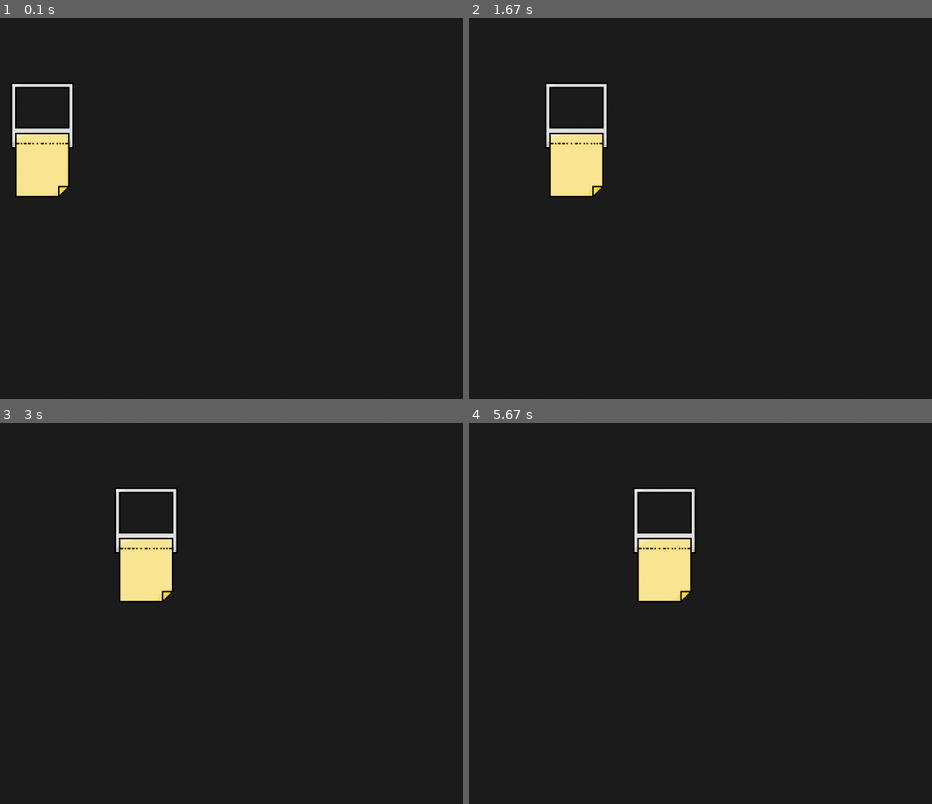
Above: before the commit, frames 1-4 (two rows, left to right).
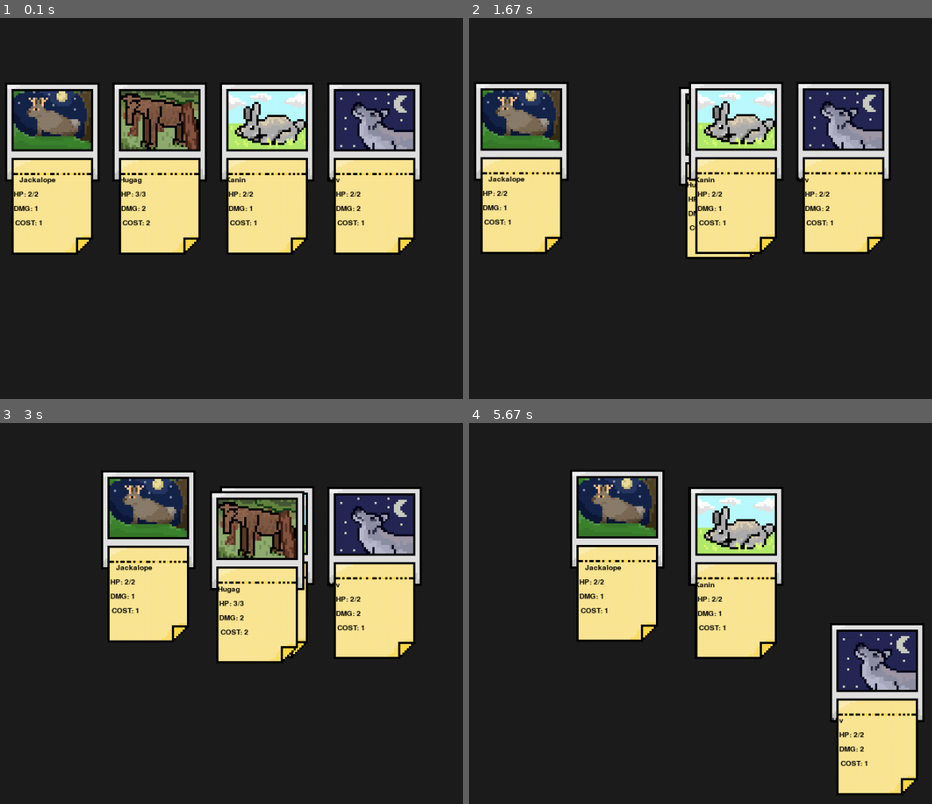
Above: after the commit, the same moments.

Repository: HenryPersen/PygameFordypning
Game: pygame game, started from Spillet/main.py
Two runs of this game, one before a commit and one after it. Both use one fixed random seed, a clock stepped at 60 frames per second and the inputs below.
Inputs (mouse positions are in pixels of both pictures, inside the frame that each line leads up to):
- Up to frame 1 (0.1 s): no input
- Up to frame 2 (1.67 s): press the mouse at (626, 170) at 0.37 s; move the mouse to (677, 170) at 0.47 s; release the mouse at (728, 174) at 0.6 s; press the mouse at (728, 174) at 0.7 s; move the mouse to (612, 376) at 0.8 s; release the mouse at (outside the picture) at 0.93 s; press the mouse at (844, 170) at 1.03 s; move the mouse to (outside the picture) at 1.13 s; release the mouse at (outside the picture) at 1.27 s; press the mouse at (519, 170) at 1.37 s; move the mouse to (556, 379) at 1.47 s; release the mouse at (outside the picture) at 1.6 s
- Up to frame 3 (3 s): press the mouse at (50, 575) at 1.7 s; move the mouse to (101, 563) at 1.8 s; release the mouse at (148, 556) at 1.93 s; press the mouse at (375, 575) at 2.03 s; move the mouse to (458, 697) at 2.13 s; release the mouse at (outside the picture) at 2.27 s; press the mouse at (259, 579) at 2.87 s; move the mouse to (185, 583) at 2.97 s
- Up to frame 4 (5.67 s): release the mouse at (584, 586) at 3.1 s; press the mouse at (844, 575) at 3.2 s; move the mouse to (691, 548) at 3.3 s; release the mouse at (538, 522) at 3.43 s; press the mouse at (844, 575) at 3.53 s; move the mouse to (830, 613) at 3.63 s; release the mouse at (816, 651) at 3.77 s; press the mouse at (728, 579) at 3.87 s; move the mouse to (705, 781) at 3.97 s; release the mouse at (outside the picture) at 4.1 s; press the mouse at (737, 575) at 4.2 s; move the mouse to (806, 624) at 4.3 s; release the mouse at (881, 674) at 4.43 s; press the mouse at (737, 575) at 4.53 s; move the mouse to (631, 666) at 4.63 s; release the mouse at (529, 758) at 4.77 s; press the mouse at (816, 651) at 4.87 s; move the mouse to (848, 682) at 4.97 s; release the mouse at (881, 712) at 5.1 s; press the mouse at (617, 556) at 5.2 s; move the mouse to (686, 697) at 5.3 s; release the mouse at (outside the picture) at 5.43 s; press the mouse at (881, 712) at 5.53 s; move the mouse to (816, 674) at 5.63 s

The runs differ from the first frame. In frame 1, 33% of the frame differs, in the area x 1-92%, y 16-63%; in frame 2, 28%; in frame 3, 25%; in frame 4, 26%.

Commit message:
Added better rendering, Hovering over cards, more cards and moving cards

Diff:
--- a/Spillet/main.py
+++ b/Spillet/main.py
@@ -2,48 +2,125 @@
 import sys
 
 pygame.init()
-
-pygame.display.set_caption("Menu Example")
+#Basic Pygame
+pygame.display.set_caption("Cryptoscam")
 WIDTH, HEIGHT = 1000, 1000
 screen = pygame.display.set_mode((WIDTH, HEIGHT))
 clock = pygame.time.Clock()
 
 BG_COLOR = (30, 30, 30)
+BLACK = (0,0,0)
 game_speed = 2
-move_direction = 0
+holding_card = False
+heldcard = None
 
-basiccard = pygame.image.load("BasicKort.png")
+font = pygame.font.SysFont("Comic Sans", 15)
+
+#Sprites
+basiccard = pygame.image.load("Spillet\Media\Sprites\BasicKort.png")
+jackalope = pygame.image.load("Spillet\Media\Sprites\polaroids\jackalope.png")
+hugag = pygame.image.load("Spillet\Media\Sprites\polaroids\hugag.png")
+kanin = pygame.image.load("Spillet\Media\Sprites\polaroids\Kanin.png")
+ulv = pygame.image.load(r"Spillet\Media\Sprites\polaroids\Ulv.png")
 
 class card:
-    def __init__(self, rarity,x,y):
-        self.rarity = rarity
-        self.x = x
-        self.y = y
+    def __init__(self, info, position, stats, image, name):
+        self.rarity = info.x
+        if info.y == 0:
+            self.played = False
+        else:
+            self.played = True
+        self.lane = info.z
+        self.x = position.x
+        self.visualx = position.x
+        self.y = position.y
+        self.visualy = position.y
+        self.hp = stats.x
+        self.maxhp = stats.x
+        self.dmg = stats.y
+        self.cost = stats.z
+        self.image = image
+        self.name = name
+        self.hover = False
 
     def draw(self, surface):
-        if self.rarity == 0:
-            surface.blit(basiccard, (self.x, self.y))
+        if self.hover == True:
+            self.visualy = pygame.math.lerp(self.visualy, self.y-30, game_speed/50)
+        else:
+            self.visualy = pygame.math.lerp(self.visualy, self.y, game_speed/25)
+        self.visualx = pygame.math.lerp(self.visualx, self.x, game_speed/25)
+        if self.played:
+            if self.rarity == 0:
+                surface.blit(basiccard, (self.visualx, self.visualy))
+            surface.blit(self.image, (self.visualx+18, self.visualy+12))
+            self.addtext(surface, 4)
+
+        self.hover = False
+
+
+    def addtext(self, surface, lines):
+        for line in range(lines):
+            if line == 0:
+                text_surface = font.render(str(self.name), True, BLACK)
+                text_rect = text_surface.get_rect()
+                text_rect.center = (self.visualx + text_rect.w, self.visualy+136+(line*20))
+                surface.blit(text_surface, text_rect)
+            if line == 1:
+                text_surface = font.render("HP: " + str(int(self.hp)) + "/" + str(int(self.maxhp)), True, BLACK)
+                text_rect = text_surface.get_rect()
+                text_rect.center = (self.visualx + text_rect.w, self.visualy+136+(line*20))
+                surface.blit(text_surface, text_rect)
+            if line == 2:
+                text_surface = font.render("DMG: " + str(int(self.dmg)), True, BLACK)
+                text_rect = text_surface.get_rect()
+                text_rect.center = (self.visualx + text_rect.w, self.visualy+136+(line*20))
+                surface.blit(text_surface, text_rect)
+            if line == 3:
+                text_surface = font.render("COST: " + str(int(self.cost)), True, BLACK)
+                text_rect = text_surface.get_rect()
+                text_rect.center = (self.visualx + text_rect.w, self.visualy+136+(line*20))
+                surface.blit(text_surface, text_rect)
 
 cards = [
-    card(0, 100, 100)
+    card(pygame.math.Vector3(0, 1, 0), pygame.math.Vector2(100,100), pygame.math.Vector3(2,1,1), jackalope, "Jackalope"),
+    card(pygame.math.Vector3(0, 1, 0), pygame.math.Vector2(250,100), pygame.math.Vector3(3,2,2), hugag, "Hugag"),
+    card(pygame.math.Vector3(0, 1, 0), pygame.math.Vector2(400,100), pygame.math.Vector3(2,1,1), kanin, "Kanin"),
+    card(pygame.math.Vector3(0, 1, 0), pygame.math.Vector2(550,100), pygame.math.Vector3(2,2,1), ulv, "Ulv")
 ]
 while True:
     for event in pygame.event.get():
         if event.type == pygame.QUIT:
             pygame.quit()
             sys.exit()
+        if event.type == pygame.MOUSEBUTTONUP:
+            if event.button == 1:
+                heldcard = None
+
+    mouse_buttons = pygame.mouse.get_pressed()
+    if mouse_buttons[0]:
+        for card in cards:
+            if card == heldcard or heldcard == None:
+                if pygame.mouse.get_pos()[0] > card.x and pygame.mouse.get_pos()[1] > card.y:
+                    if pygame.mouse.get_pos()[0] < card.x + basiccard.get_width() and pygame.mouse.get_pos()[1] < card.y + basiccard.get_height():
+                        card.x = pygame.mouse.get_pos()[0] - (basiccard.get_width() / 2)
+                        card.y = pygame.mouse.get_pos()[1] - (basiccard.get_height() / 2)
+                        heldcard = card
+
+
+
 
     screen.fill(BG_COLOR)
 
     for card in cards:
-        card.draw(screen)
-    if cards[0].x <= 101:
-        move_direction = 0
-    if cards[0].x >= 399:
-        move_direction = 1
-    if move_direction == 0:
-        cards[0].x = pygame.math.lerp(cards[0].x, 400, game_speed/500)
-    if move_direction == 1:
-        cards[0].x = pygame.math.lerp(cards[0].x, 100, game_speed/500)
+        if heldcard == None:
+            if pygame.mouse.get_pos()[0] > card.x and pygame.mouse.get_pos()[1] > card.y:
+                if pygame.mouse.get_pos()[0] < card.x + basiccard.get_width() and pygame.mouse.get_pos()[1] < card.y + basiccard.get_height():
+                    card.hover = True
+        if not card == heldcard:
+            card.draw(screen)
+    if not card == None:
+        for card in cards:
+            if card == heldcard:
+                card.draw(screen)
 
     pygame.display.flip()
Binary file removed: BasicKort.png
Binary file added: Spillet/Media/Sprites/BasicKort.png
Binary file added: Spillet/Media/Sprites/polaroids/Kanin.png
Binary file added: Spillet/Media/Sprites/polaroids/Ulv.png
Binary file added: Spillet/Media/Sprites/polaroids/Who-Is-Jesus-Christ-To-You.png
Binary file added: Spillet/Media/Sprites/polaroids/hugag.png
Binary file added: Spillet/Media/Sprites/polaroids/hugagtest.png
Binary file added: Spillet/Media/Sprites/polaroids/jackalope.png
